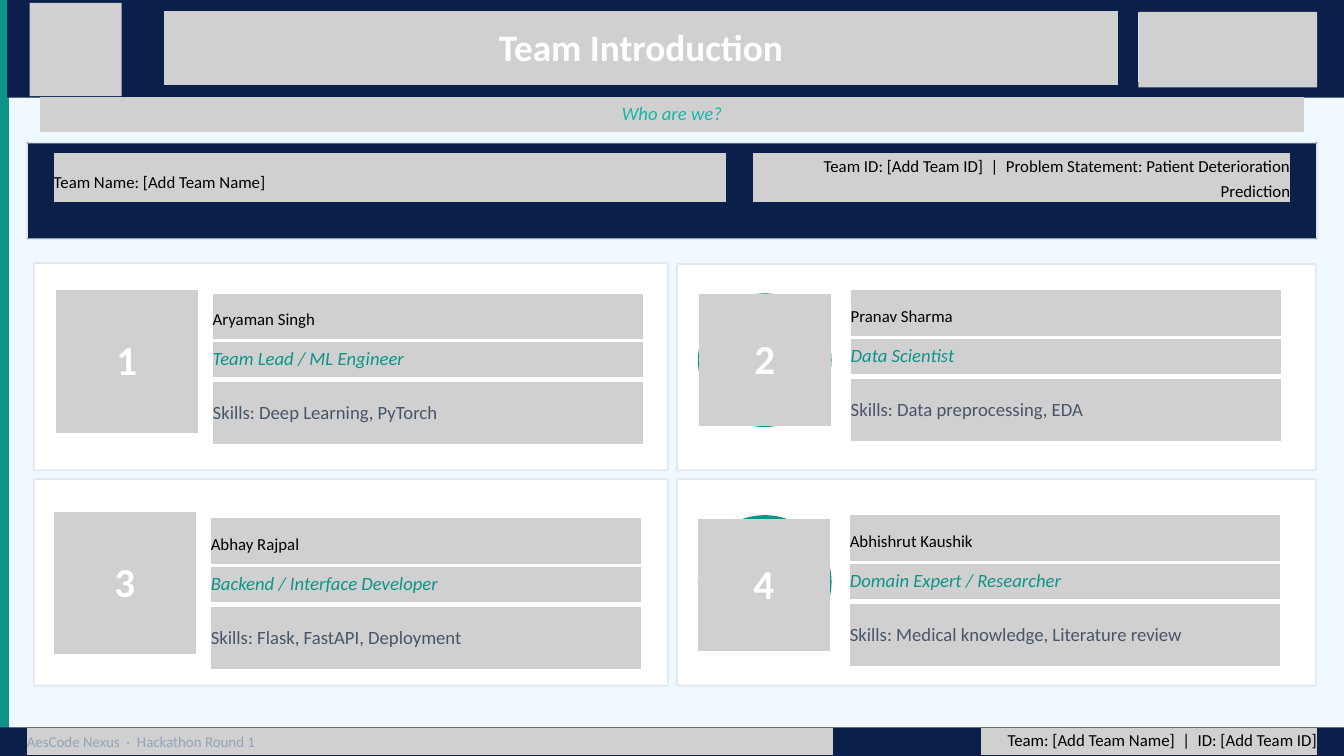
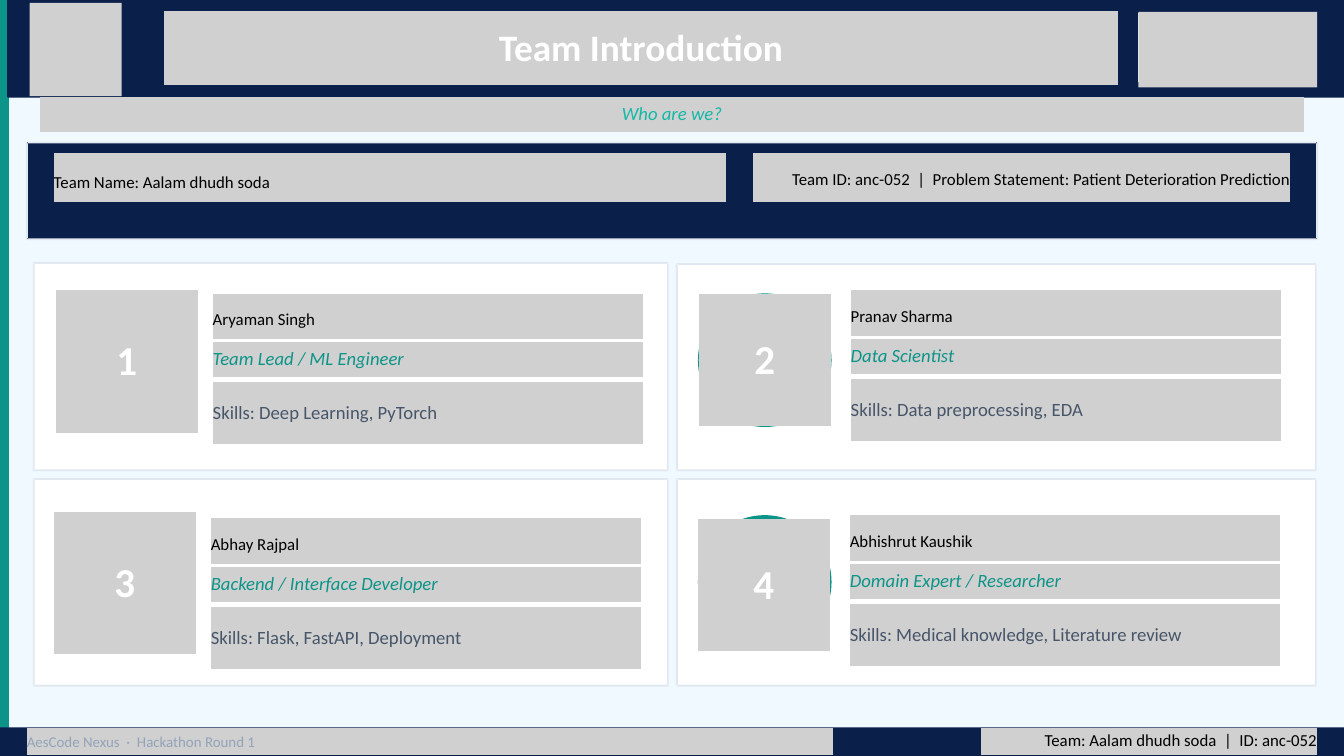
Before and after one commit to Aryamanseven/Patient-Deterioration-Prediction-System, a slide deck: slide 8 of submission/AesCodeNexus_Round1_Submission_Final_Technical_Patient_Deterioration_TeamReady.pptx. Drawn at 1344x756 pixels with LibreOffice and Linux fonts; fonts in the diff are those of the drawing; grey boxes stand for pictures. Boxes give left, top, right and bottom in pixels: in the first picture for what was removed or moved away, otherwise in the second. Text is boxed around its words. In the diff, an @@ line names an element or a change of style, - is before the commit and + after.

Commit message:
Update submission deck with team details

```diff
--- a/submission/AesCodeNexus_Round1_Submission_Final_Technical_Patient_Deterioration_TeamReady.pptx
+++ b/submission/AesCodeNexus_Round1_Submission_Final_Technical_Patient_Deterioration_TeamReady.pptx
@@ text at (54, 176, 270, 188): text changed @@
-Team Name: [Add Team Name]
+Team Name: Aalam dhudh soda
@@ text at (792, 173, 1289, 185): text changed @@
-Team ID: [Add Team ID] | Problem Statement: Patient Deterioration Prediction
+Team ID: anc-052 | Problem Statement: Patient Deterioration Prediction
@@ text at (1045, 734, 1317, 746): text changed @@
-Team: [Add Team Name] | ID: [Add Team ID]
+Team: Aalam dhudh soda | ID: anc-052
```
Also in this commit, not shown: 8 other slides changed.
